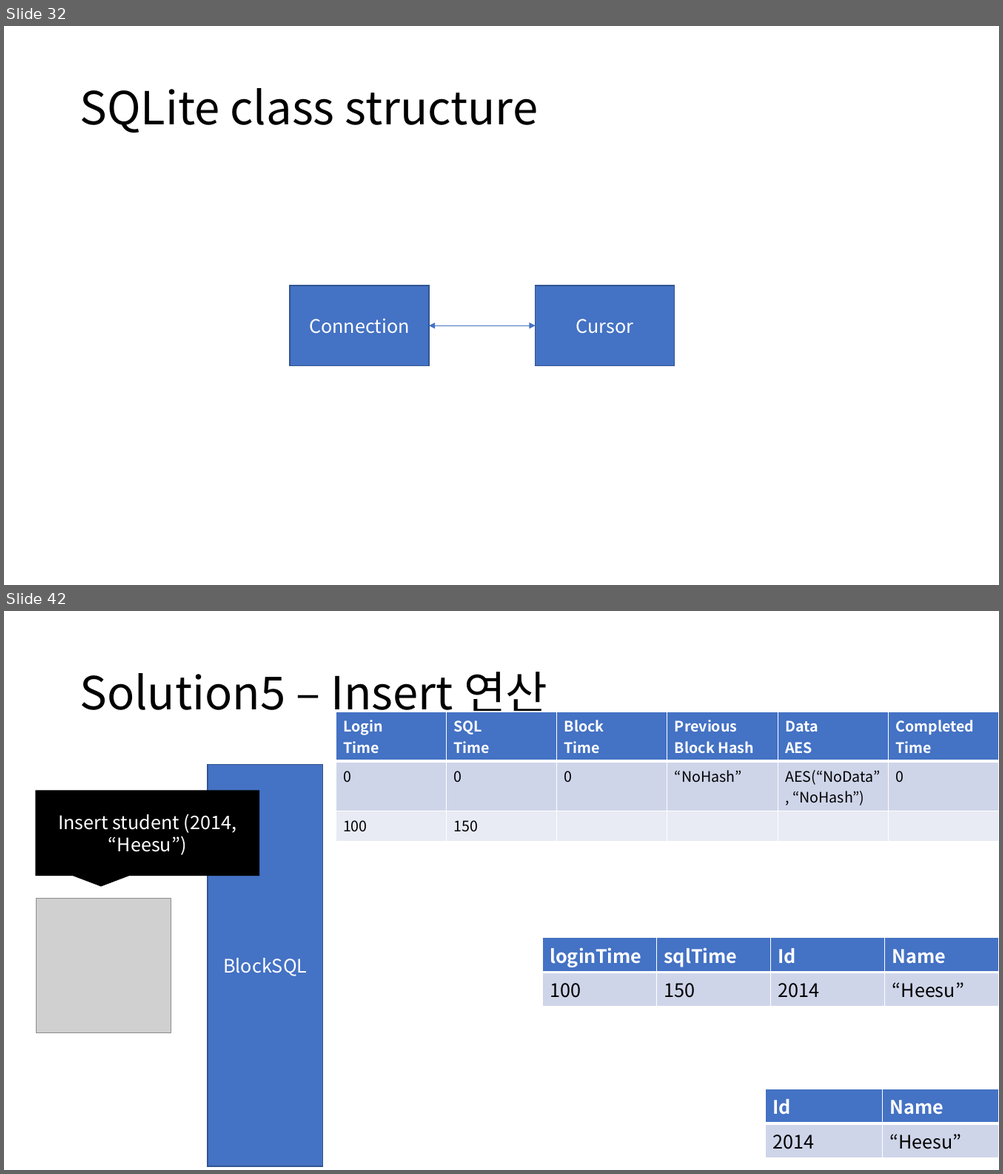
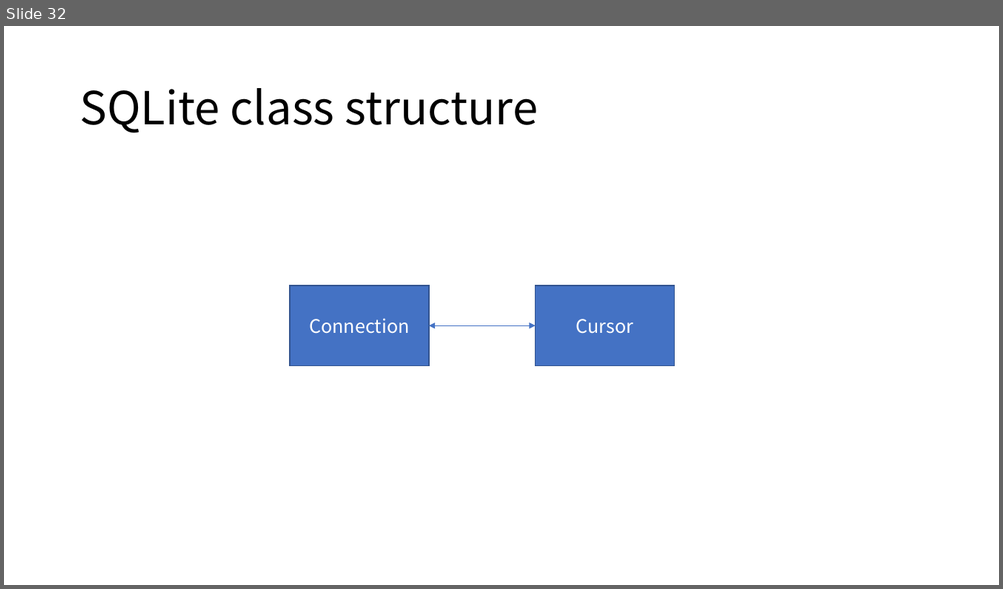
Before and after one commit to hslee1539/blockSQL, a slide deck: 컨셉.pptx. Shown one above the other, each under a label of ours: slides 32 and 42 before the commit, slide 32 after it; the slides between them are not shown. The pictures are 1003x1174 and 1003x589 pixels, drawn with LibreOffice and Linux fonts; fonts in the diff are those of the drawing; grey boxes stand for pictures. Boxes give left, top, right and bottom in pixels: in the first picture for what was removed or moved away, otherwise in the second. Text is boxed around its words. In the diff, an @@ line names an element or a change of style, - is before the commit and + after.

```diff
--- a/컨셉.pptx
+++ b/컨셉.pptx
@@ slide 42 removed at (4,611,999,1170), background #FFFFFF @@
@@ title removed at (79,672,547,721) @@
-Solution5 – Insert 연산
@@ table removed at (336,712,998,835), 3 rows, 6 columns @@
-Login / Time | SQL / Time | Block / Time | Previous Block Hash | Data / AES | Completed Time
-0 | 0 | 0 | “NoHash” | AES(“NoData”, “NoHash”) | 0
-100 | 150 |  |  |  | 
@@ rectangle removed at (208,765,324,1167) @@
-BlockSQL
@@ speech box removed at (36,791,259,876) @@
-Insert student (2014, “Heesu”)
@@ picture removed at (36,898,171,1034) @@
@@ table removed at (542,938,999,1001), 2 rows, 4 columns @@
-loginTime | sqlTime | Id | Name
-100 | 150 | 2014 | “Heesu”
@@ table removed at (765,1089,999,1153), 2 rows, 2 columns @@
-Id | Name
-2014 | “Heesu”
```
Also in this commit, not shown: 1 slide changed, 30 other slides removed, 21 other files.
